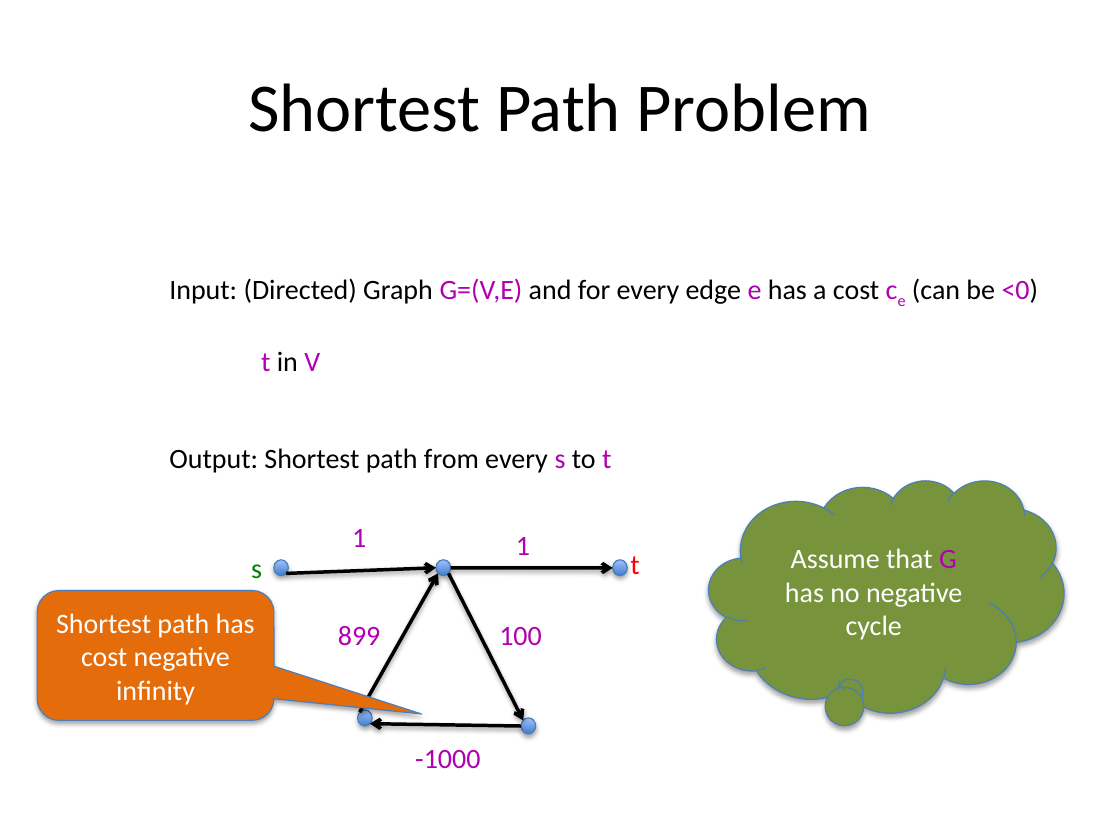
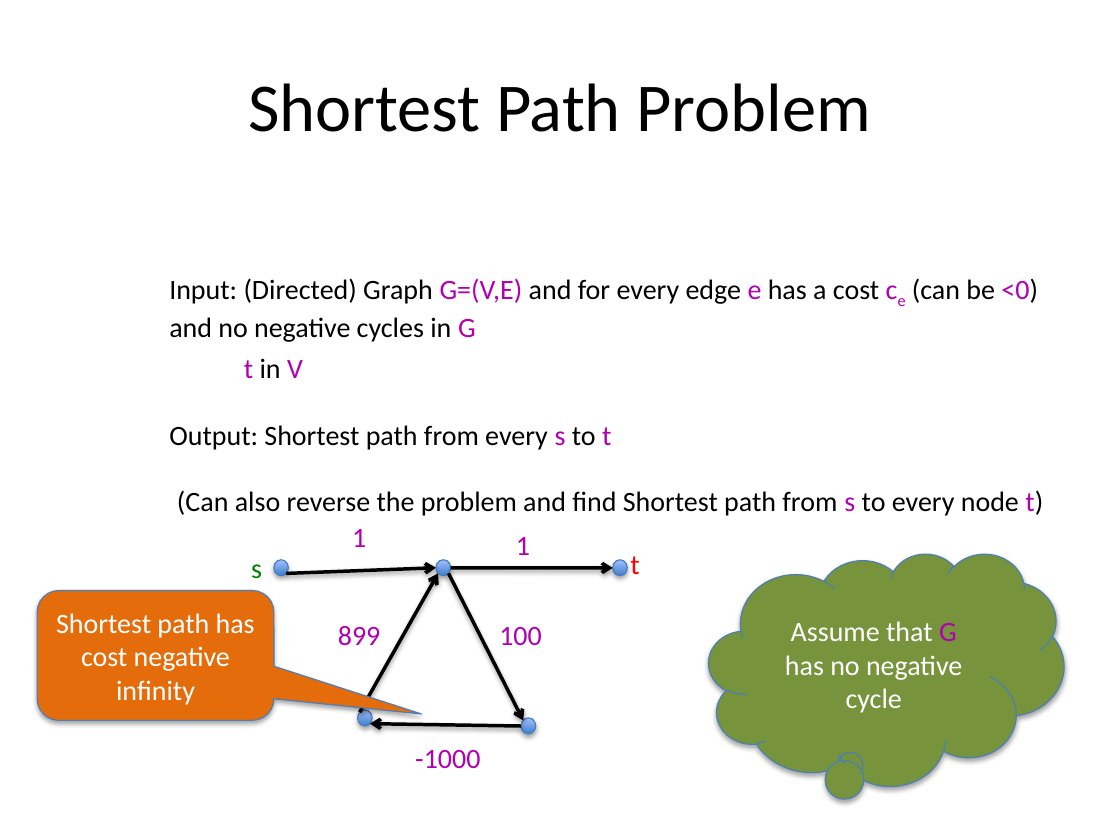
Before and after one commit to jessehartloff/Education, a slide deck: slide 3 of content/u18/cse331/media/slides/shortest_path_negatives.pptx. Drawn at 1120x840 pixels with LibreOffice and Linux fonts; fonts in the diff are those of the drawing. Boxes give left, top, right and bottom in pixels: in the first picture for what was removed or moved away, otherwise in the second. Text is boxed around its words. In the diff, an @@ line names an element or a change of style, - is before the commit and + after.

```diff
--- a/content/u18/cse331/media/slides/shortest_path_negatives.pptx
+++ b/content/u18/cse331/media/slides/shortest_path_negatives.pptx
@@ text at (169, 317, 476, 342): paragraph added @@
+and no negative cycles in G
@@ text "t in V": place and size @@
-text "t in V" at (261, 352, 320, 371)
+text "t in V" at (244, 358, 303, 379)
@@ text "Output: Shortest path from every ...": place and size @@
-text "Output: Shortest path from every ..." at (169, 448, 611, 473)
+text "Output: Shortest path from every ..." at (169, 425, 611, 450)
@@ text added at (177, 490, 1043, 516), 18 pt, text #000000 @@
+(Can also reverse the problem and find Shortest path from s to every node t)
@@ thought cloud "Assume that G has no ...": place and size @@
-thought cloud "Assume that G has no ..." at (709, 480, 1064, 712)
+thought cloud "Assume that G has no ..." at (709, 553, 1064, 785)
```
Also in this commit, not shown: 1 other slide changed, 1 other file.
